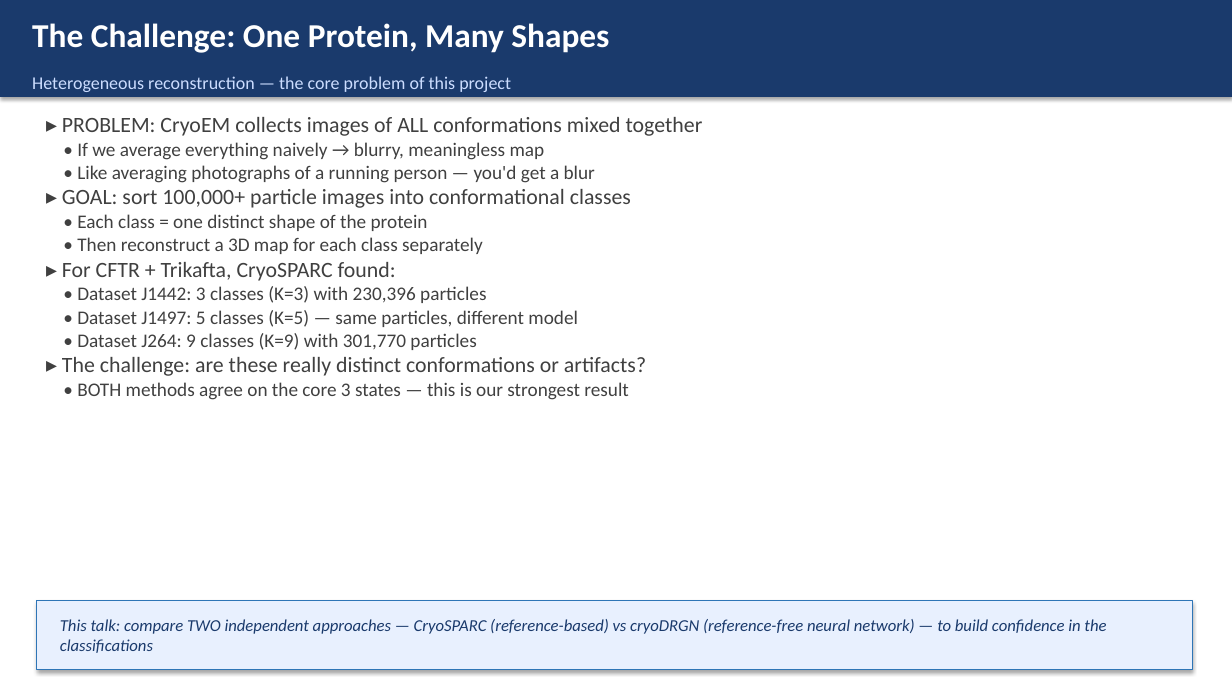
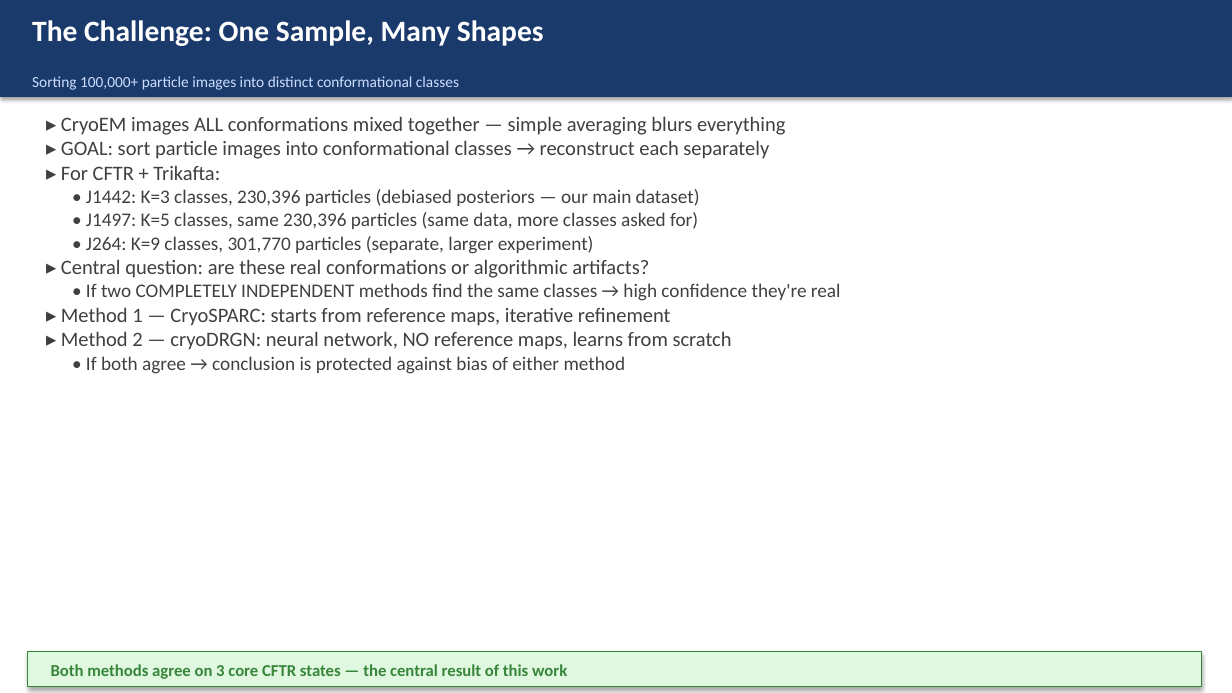
Before and after one commit to minouemmad/cryoem-classification, a slide deck: slide 5 of docs/CFTR_cryoDRGN_presentation.pptx. Drawn at 1232x693 pixels with LibreOffice and Linux fonts; fonts in the diff are those of the drawing. Boxes give left, top, right and bottom in pixels: in the first picture for what was removed or moved away, otherwise in the second. Text is boxed around its words. In the diff, an @@ line names an element or a change of style, - is before the commit and + after.

```diff
--- a/docs/CFTR_cryoDRGN_presentation.pptx
+++ b/docs/CFTR_cryoDRGN_presentation.pptx
@@ text at box(32, 20, 544, 46): text changed; size 26 to 23 pt @@
-The Challenge: One Protein, Many Shapes
+The Challenge: One Sample, Many Shapes
@@ text at box(32, 76, 459, 90): text changed; size 14 to 12 pt @@
-Heterogeneous reconstruction — the core problem of this project
+Sorting 100,000+ particle images into distinct conformational classes
@@ text at box(61, 116, 841, 374): text changed; size 15 to 16 pt @@
-▸ PROBLEM: CryoEM collects images of ALL conformations mixed together
-• If we average everything naively → blurry, meaningless map
-• Like averaging photographs of a running person — you'd get a blur
-▸ GOAL: sort 100,000+ particle images into conformational classes
-• Each class = one distinct shape of the protein
-• Then reconstruct a 3D map for each class separately
-▸ For CFTR + Trikafta, CryoSPARC found:
-• Dataset J1442: 3 classes (K=3) with 230,396 particles
-• Dataset J1497: 5 classes (K=5) — same particles, different model
-• Dataset J264: 9 classes (K=9) with 301,770 particles
-▸ The challenge: are these really distinct conformations or artifacts?
-• BOTH methods agree on the core 3 states — this is our strongest result
+▸ CryoEM images ALL conformations mixed together — simple averaging blurs everything
+▸ GOAL: sort particle images into conformational classes → reconstruct each separately
+▸ For CFTR + Trikafta:
+• J1442: K=3 classes, 230,396 particles (debiased posteriors — our main dataset)
+• J1497: K=5 classes, same 230,396 particles (same data, more classes asked for)
+• J264: K=9 classes, 301,770 particles (separate, larger experiment)
+▸ Central question: are these real conformations or algorithmic artifacts?
+• If two COMPLETELY INDEPENDENT methods find the same classes → high confidence they're real
+▸ Method 1 — CryoSPARC: starts from reference maps, iterative refinement
+▸ Method 2 — cryoDRGN: neural network, NO reference maps, learns from scratch
+• If both agree → conclusion is protected against bias of either method
@@ rectangle: place and size @@
-rectangle at box(37, 601, 1192, 670)
+rectangle at box(28, 652, 1202, 687)
@@ rectangle at box(28, 652, 1202, 687): fill #E8F0FE to #E0F8E0; outline #2E75B6 0.75 pt to #37863A 0.75 pt @@
@@ text at box(51, 664, 567, 679): text changed; text colour #1A3A6C to #37863A; bold on; italic off @@
-This talk: compare TWO independent approaches — CryoSPARC (reference-based) vs cryoDRGN (reference-free neural network) — to build confidence in the classifications
+Both methods agree on 3 core CFTR states — the central result of this work
```
Also in this commit, not shown: 7 other slides changed, 6 slides added, 7 slides removed, 1 other file.
